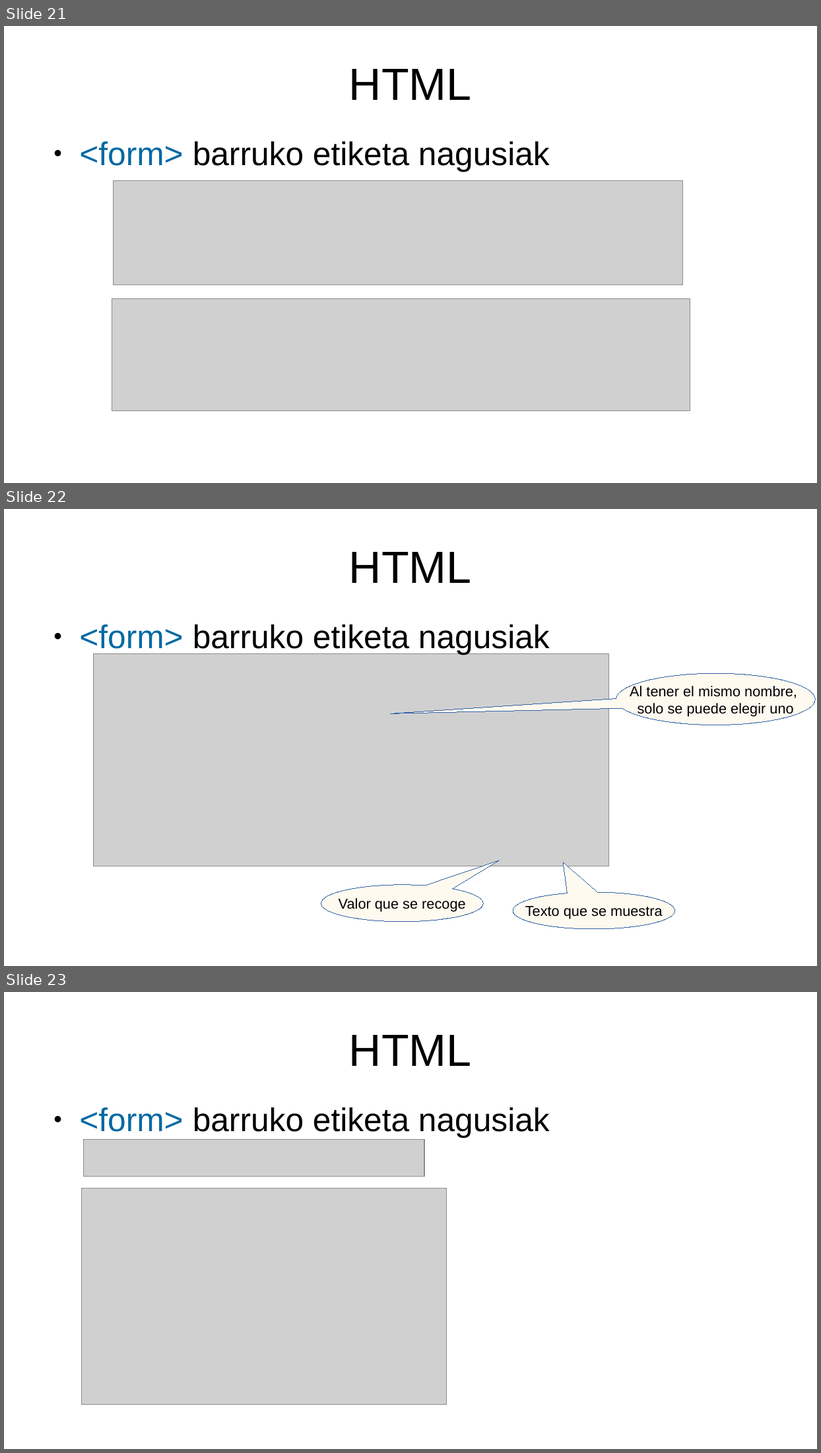
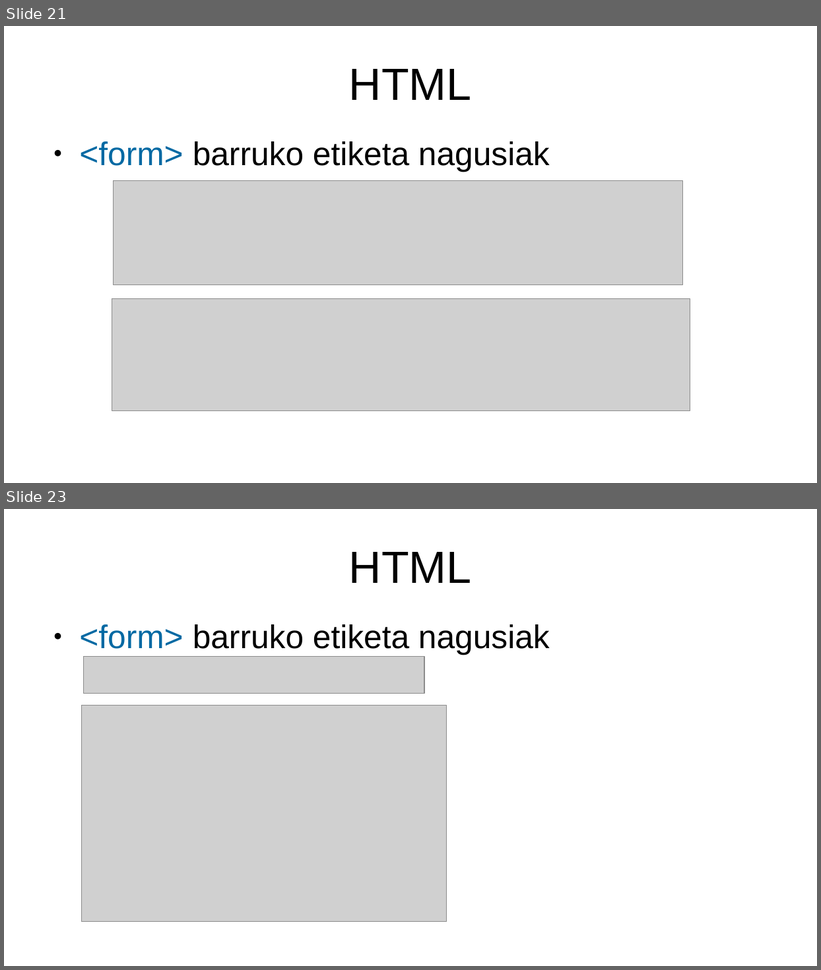
Before and after one commit to mikel-egana-aranguren/EHU-ISSKS-31, a slide deck: WebSistemak/WebSistemak.odp. Shown one above the other, each under a label of ours: slides 21, 22 and 23 before the commit, slides 21 and 23 after it; the slides between them are not shown. The pictures are 821x1453 and 821x970 pixels, drawn with LibreOffice and Linux fonts; fonts in the diff are those of the drawing; grey boxes stand for pictures; background and template pictures are left out. Boxes give left, top, right and bottom in pixels: in the first picture for what was removed or moved away, otherwise in the second. Text is boxed around its words. In the diff, an @@ line names an element or a change of style, - is before the commit and + after.

```diff
--- a/WebSistemak/WebSistemak.odp
+++ b/WebSistemak/WebSistemak.odp
@@ slide 22 removed at <box>4,509,817,966</box>, background #FFFFFF @@
@@ title removed at <box>349,552,472,583</box> @@
-HTML
@@ text removed at <box>79,625,550,655</box> @@
-● <form> barruko etiketa nagusiak
@@ picture removed at <box>93,654,609,866</box> @@
@@ speech bubble removed at <box>616,673,816,725</box> @@
-Al tener el mismo nombre,
-solo se puede elegir uno
@@ speech bubble removed at <box>321,885,484,922</box> @@
-Valor que se recoge
@@ speech bubble removed at <box>513,892,675,929</box> @@
-Texto que se muestra
```
Also in this commit, not shown: 1 slide added, 1 other file.
